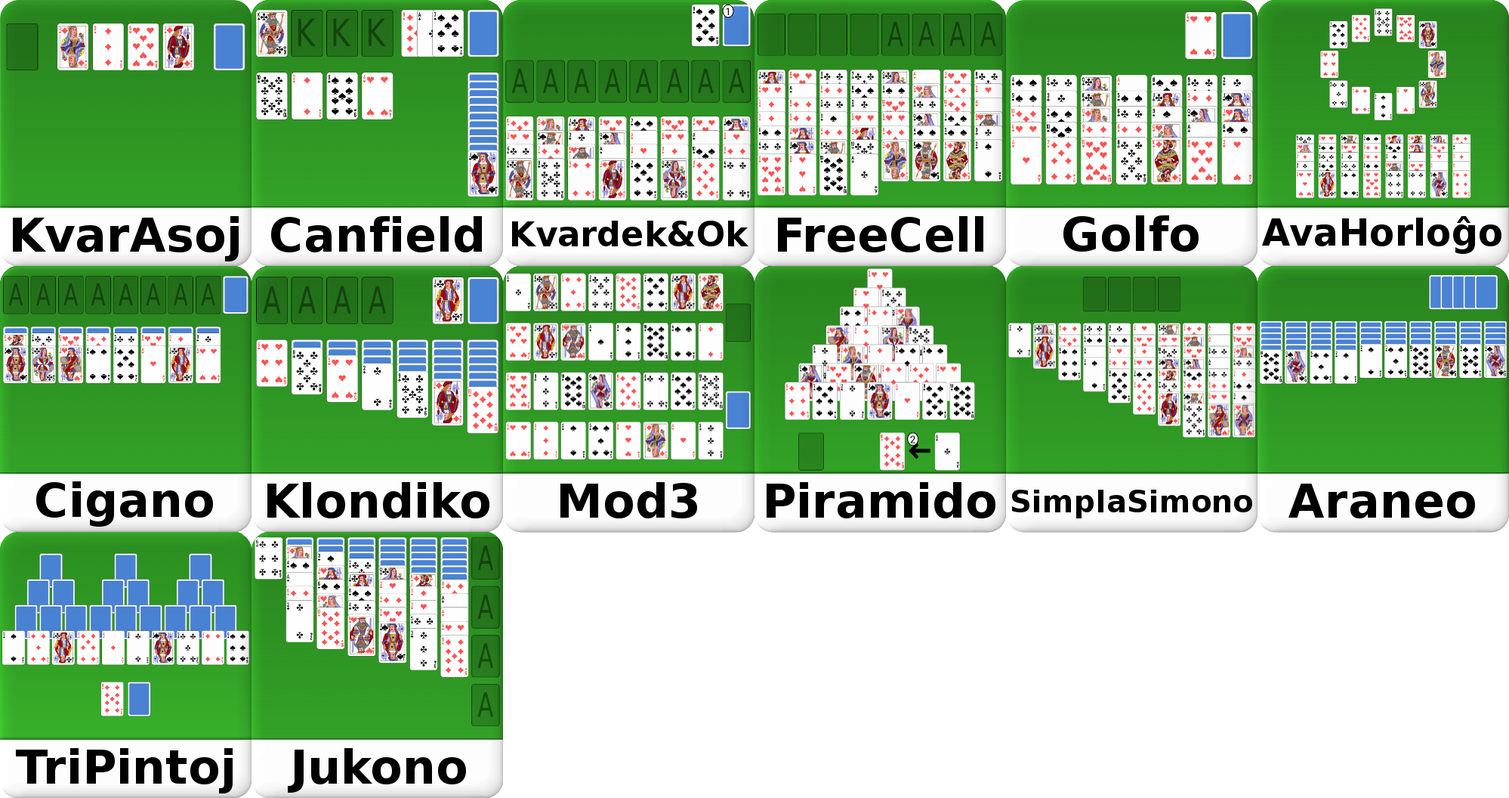
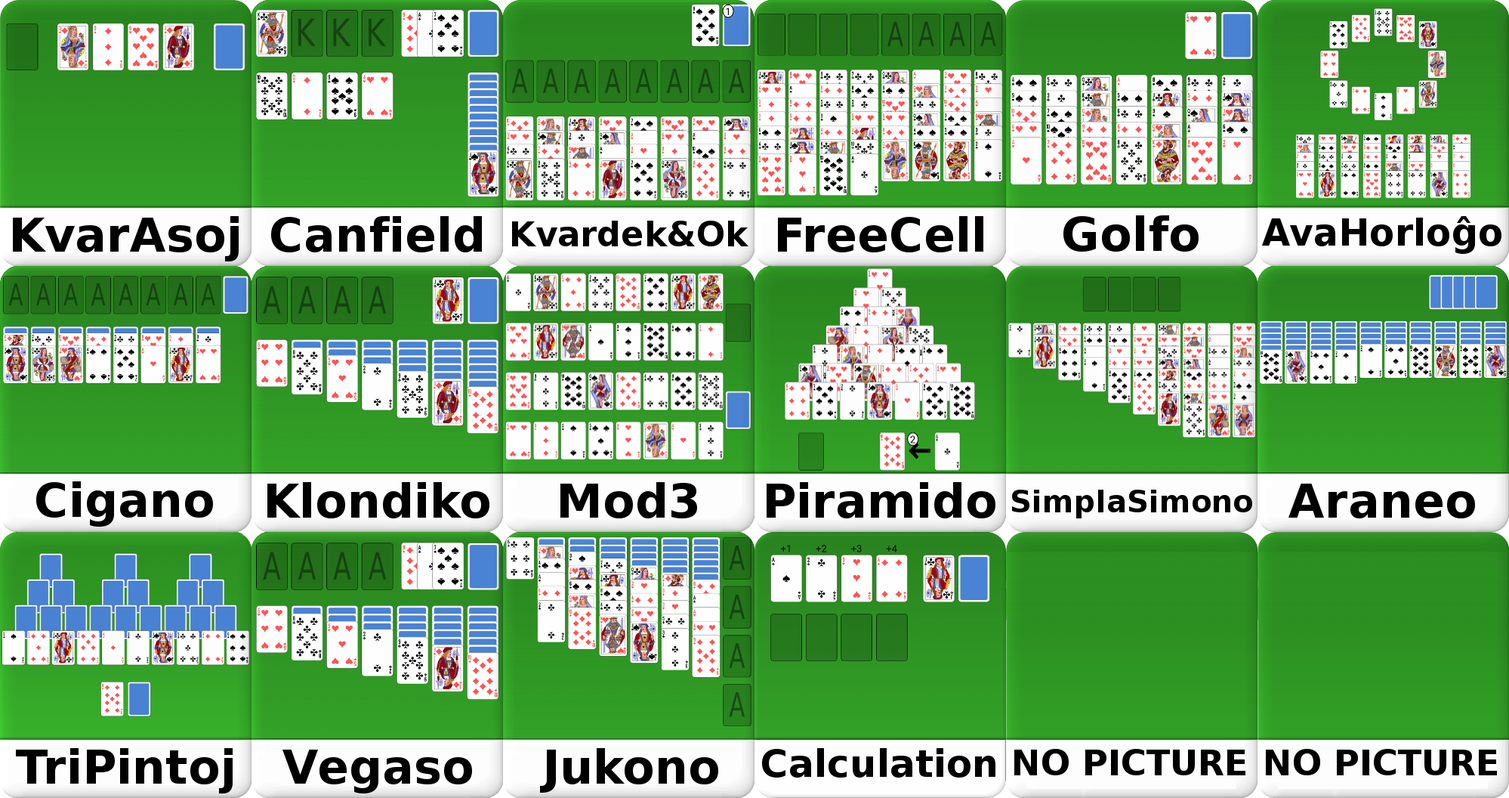
Layers edited between the first and the second 1509 x 798 image:
added layer "Vegaso" above "TriPintoj" over [282, 749, 473, 793]
added layer "Calculation" above "Jukono" over [762, 747, 996, 778]
painted on "Jukono" over [287, 747, 719, 793]
painted on "backgrounds_menu.png" over [251, 531, 1509, 798]
